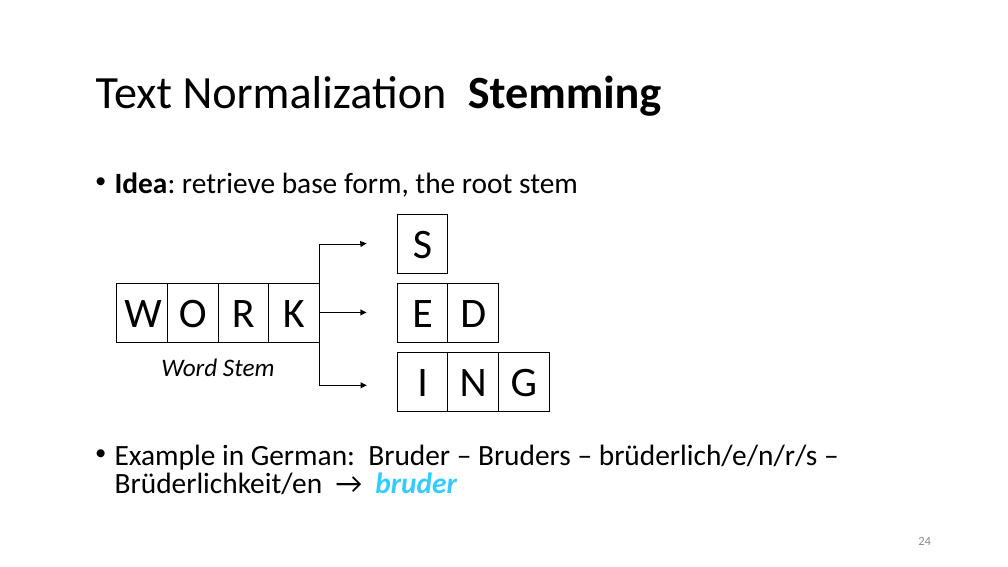
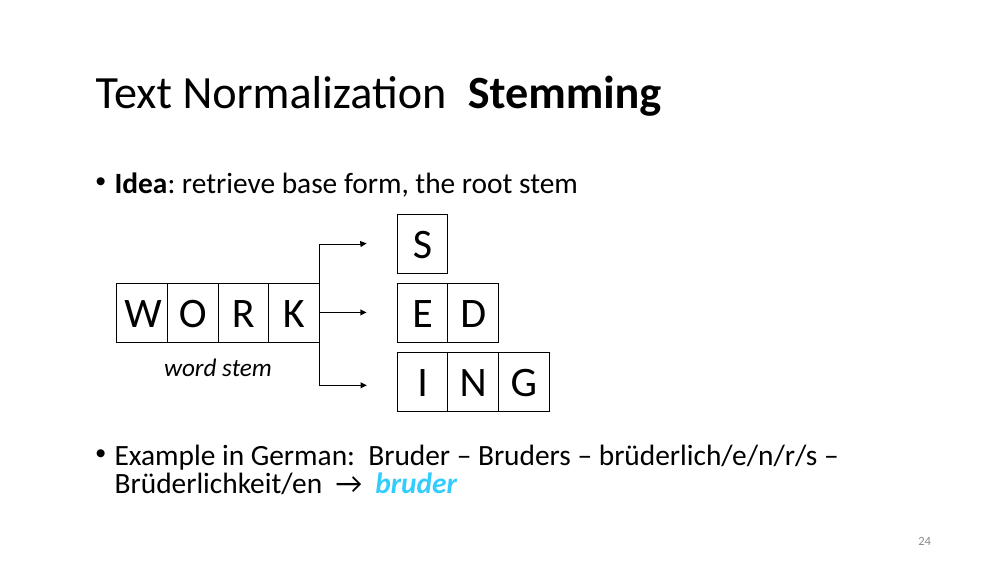
Before and after one commit to lisa-wm/consulting, a slide deck: slide 24 of 5_seminar/Contents_Part_02/slides/slides_II_1.pptx. Drawn at 1008x567 pixels with LibreOffice and Linux fonts; fonts in the diff are those of the drawing. Boxes give left, top, right and bottom in pixels: in the first picture for what was removed or moved away, otherwise in the second. Text is boxed around its words. In the diff, an @@ line names an element or a change of style, - is before the commit and + after.

```diff
--- a/5_seminar/Contents_Part_02/slides/slides_II_1.pptx
+++ b/5_seminar/Contents_Part_02/slides/slides_II_1.pptx
@@ text at [164, 358, 272, 376]: text changed @@
-Word Stem
+word stem
```
Also in this commit, not shown: 13 other slides changed, 1 slide added, 1 slide removed, 4 other files.
